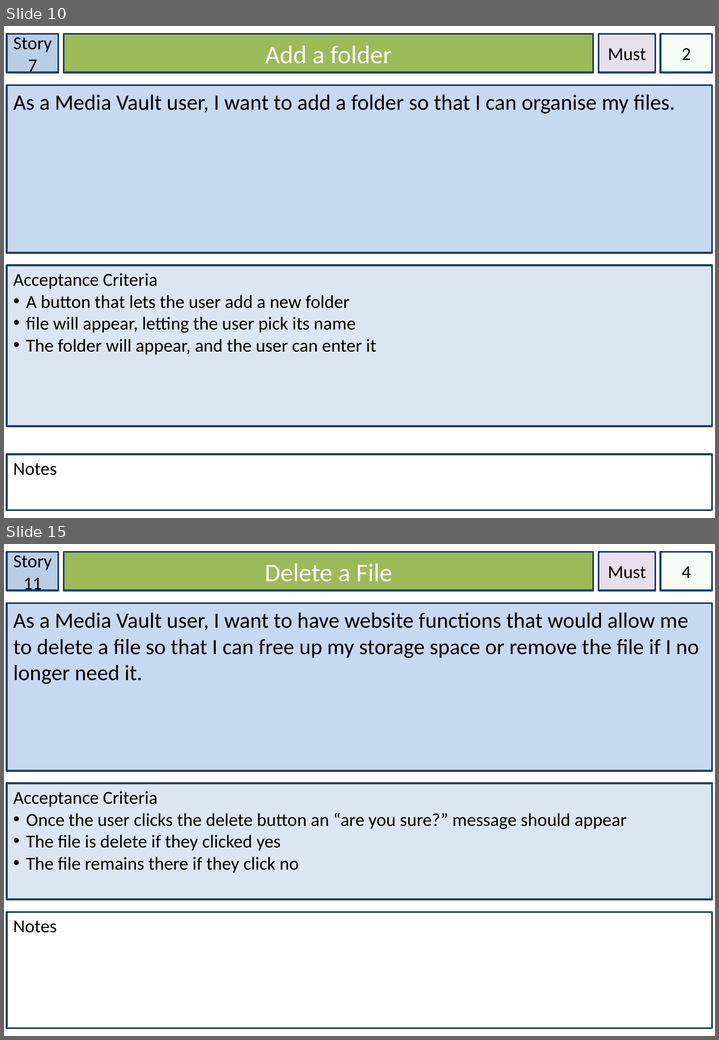
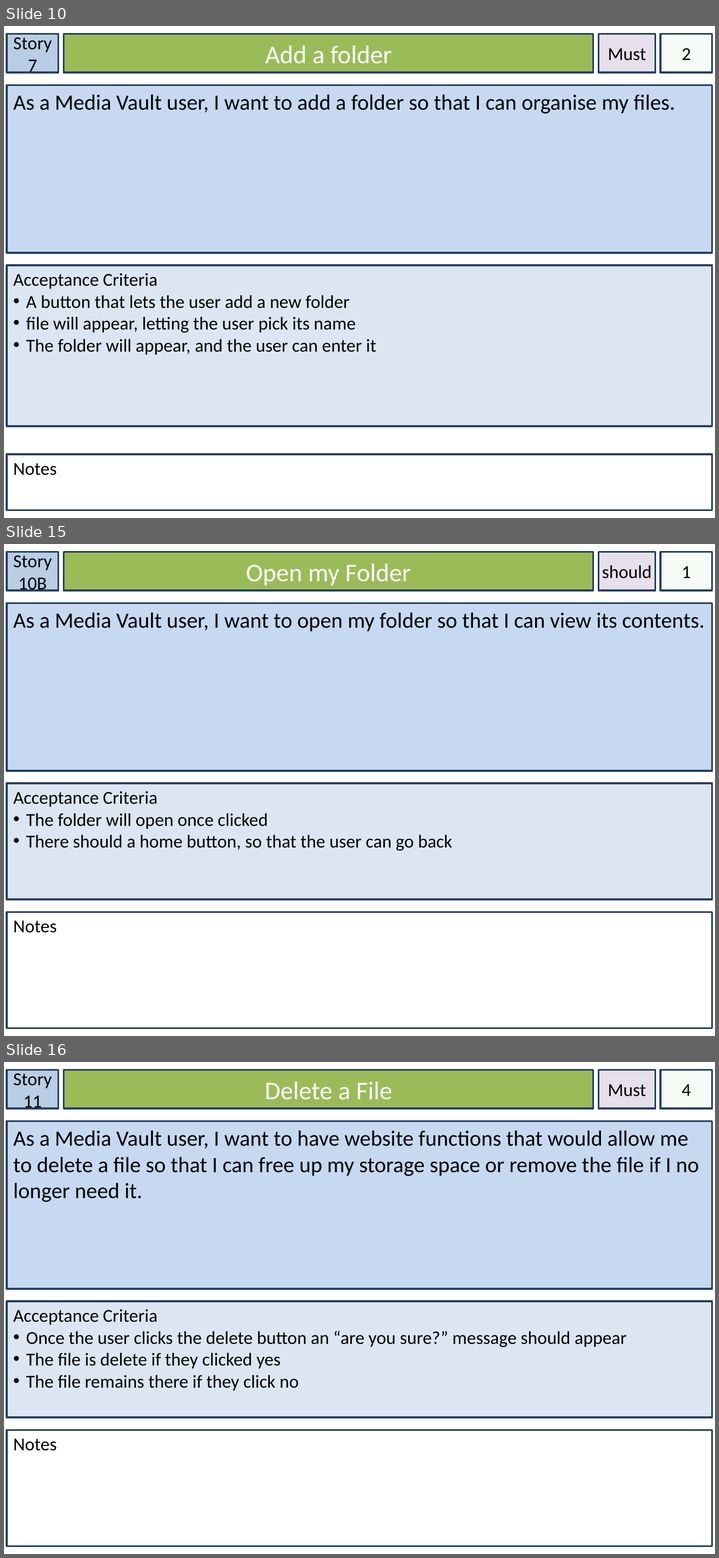
Before and after one commit to Lewibra/IFB299, a slide deck: Stories/Story Cards.pptx. Shown one above the other, each under a label of ours: slides 10 and 15 before the commit, slides 10, 15 and 16 after it; the slides between them are not shown. The pictures are 719x1040 and 719x1558 pixels, drawn with LibreOffice and Linux fonts; fonts in the diff are those of the drawing. Boxes give left, top, right and bottom in pixels: in the first picture for what was removed or moved away, otherwise in the second. Text is boxed around its words. In the diff, an @@ line names an element or a change of style, - is before the commit and + after.

```diff
--- a/Stories/Story Cards.pptx
+++ b/Stories/Story Cards.pptx
@@ slide 15 added at [4, 544, 715, 1036], background #FFFFFF @@
@@ rectangle added at [7, 552, 59, 590], fill #B9CDE5, outline #254061 2 pt, 20 pt, text #000000 @@
+Story 10B
@@ rectangle added at [64, 552, 593, 590], fill #9BBB59, outline #254061 2 pt, 28 pt, text #FFFFFF @@
+Open my Folder
@@ rectangle added at [599, 552, 656, 590], fill #E6E0EC, outline #254061 2 pt, 20 pt, text #000000 @@
+should
@@ rectangle added at [660, 552, 712, 590], fill #CCF0CD at 20% opacity, outline #254061 2 pt, 20 pt, text #000000 @@
+1
@@ rectangle added at [7, 603, 712, 771], fill #C6D9F1, outline #254061 2 pt, 24 pt, text #000000 @@
+As a Media Vault user, I want to open my folder so that I can view its contents.
@@ rectangle added at [7, 784, 712, 900], fill #DCE6F2, outline #254061 2 pt, 20 pt, text #000000 @@
+Acceptance Criteria
+• The folder will open once clicked
+• There should a home button, so that the user can go back
@@ rectangle added at [7, 912, 712, 1028], fill #FFFFFF, outline #254061 2 pt, 20 pt, text #000000 @@
+Notes
@@ what was slide 15 is now slide 16 @@
```
Also in this commit, not shown: 7 slides changed, 3 other files.
